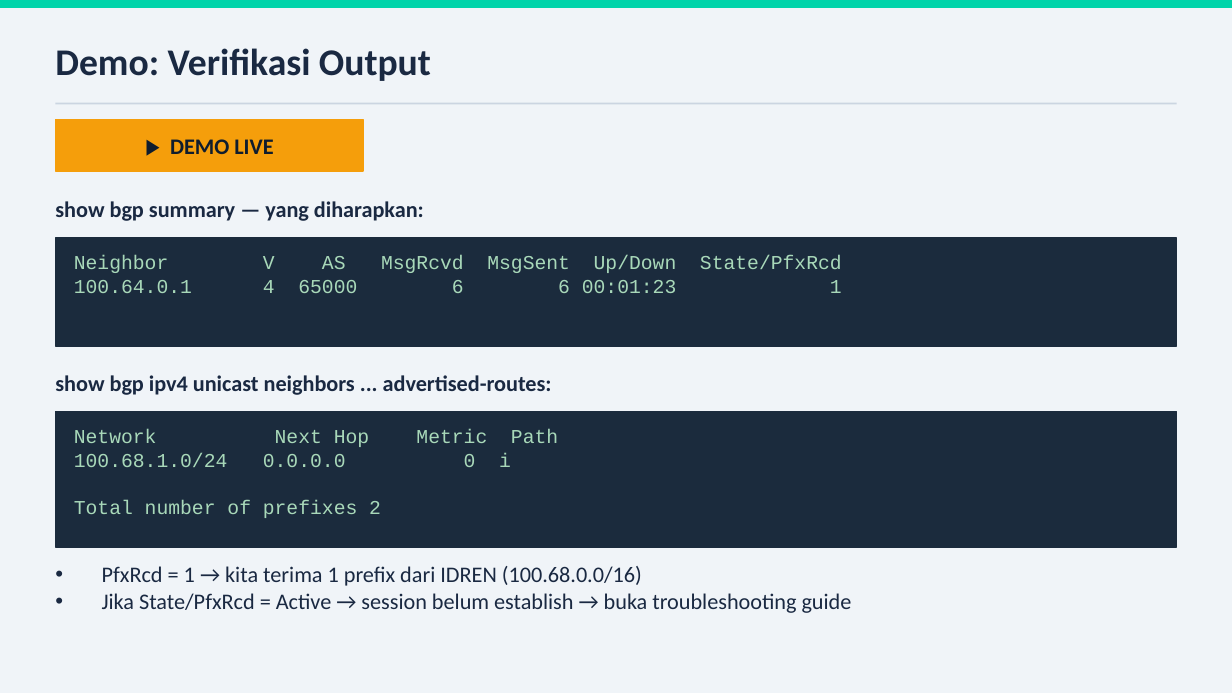
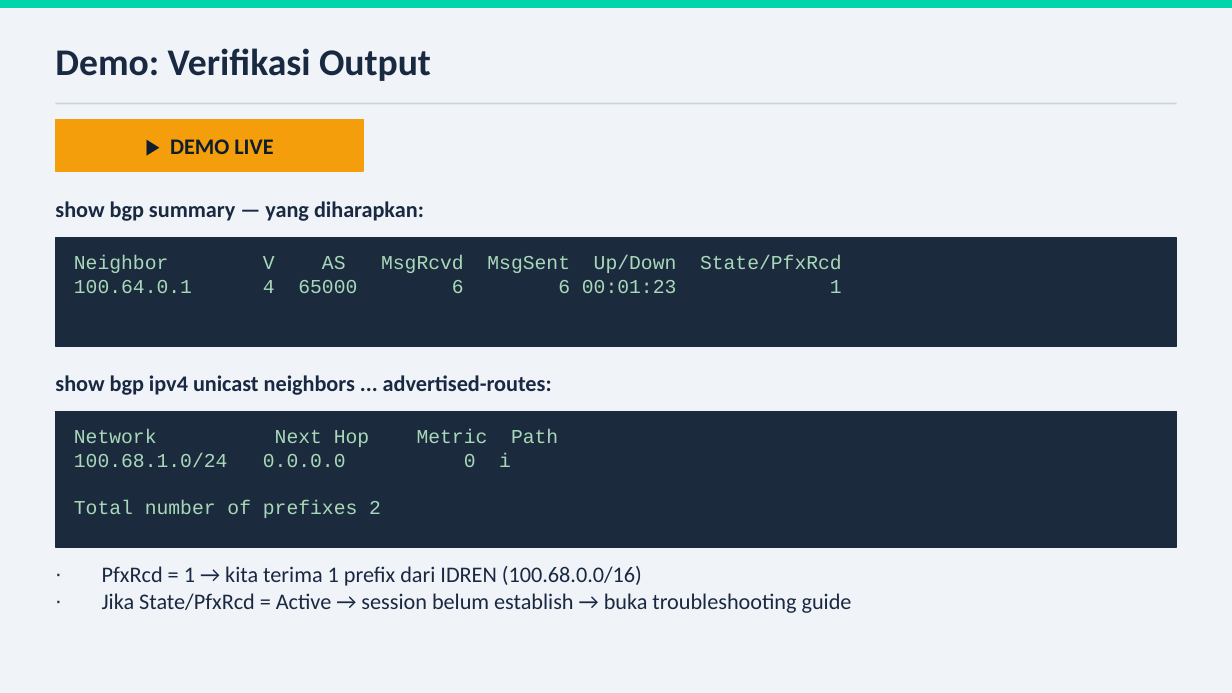
Before and after one commit to indi9o/bgp-workshop-labs, a slide deck: slide 30 of hari1/BGP-Workshop-Hari1.pptx. Drawn at 1232x693 pixels with LibreOffice and Linux fonts; fonts in the diff are those of the drawing. Boxes give left, top, right and bottom in pixels: in the first picture for what was removed or moved away, otherwise in the second. Text is boxed around its words. In the diff, an @@ line names an element or a change of style, - is before the commit and + after.

```diff
--- a/hari1/BGP-Workshop-Hari1.pptx
+++ b/hari1/BGP-Workshop-Hari1.pptx
@@ text "PfxRcd = 1 → kita ..." at [102,566,852,613]: bullet • to ∙ @@
```
Also in this commit, not shown: 24 other slides changed, 1 other file.
